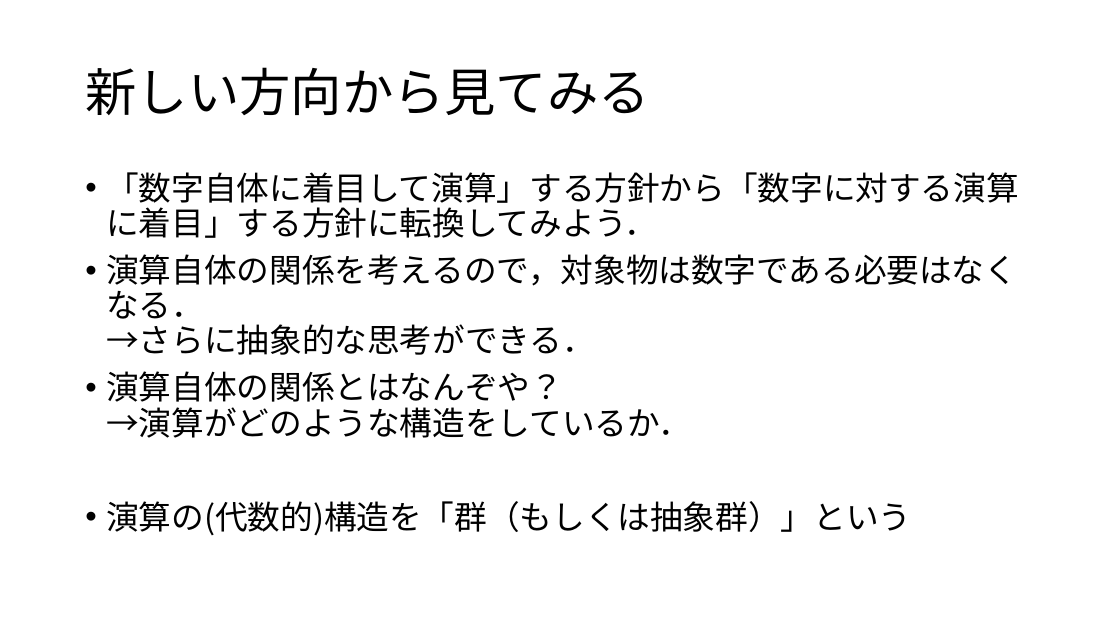
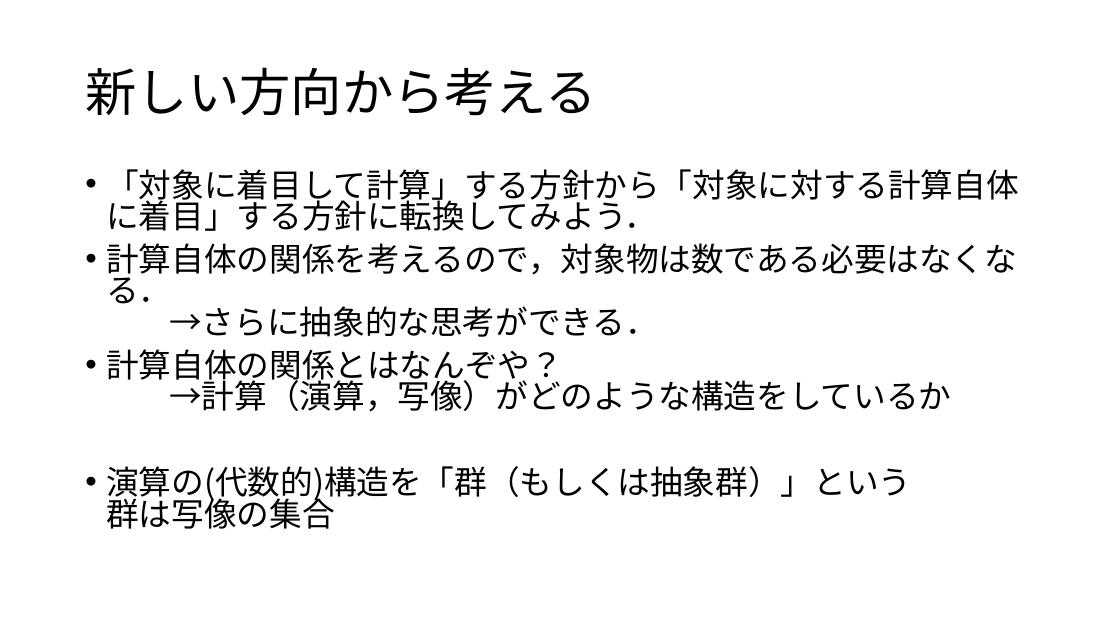
Before and after one commit to math-er/hyperbolic-space, a slide deck: slide 3 of 群の気持ち.pptx. Drawn at 1120x630 pixels with LibreOffice and Linux fonts; fonts in the diff are those of the drawing. Boxes give left, top, right and bottom in pixels: in the first picture for what was removed or moved away, otherwise in the second. Text is boxed around its words. In the diff, an @@ line names an element or a change of style, - is before the commit and + after.

```diff
--- a/群の気持ち.pptx
+++ b/群の気持ち.pptx
@@ title at [85, 67, 597, 116]: text changed @@
-新しい方向から見てみる
+新しい方向から考える
@@ text at [106, 169, 1018, 529]: text changed @@
-• 「数字自体に着目して演算」する方針から「数字に対する演算に着目」する方針に転換してみよう．
-• 演算自体の関係を考えるので，対象物は数字である必要はなくなる．
-  →さらに抽象的な思考ができる．
-• 演算自体の関係とはなんぞや？
-  →演算がどのような構造をしているか．
-• 演算の(代数的)構造を「群（もしくは抽象群）」という
+• 「対象に着目して計算」する方針から「対象に対する計算自体に着目」する方針に転換してみよう．
+• 計算自体の関係を考えるので，対象物は数である必要はなくなる．
+  →さらに抽象的な思考ができる．
+• 計算自体の関係とはなんぞや？
+  →計算（演算，写像）がどのような構造をしているか
+• 演算の(代数的)構造を「群（もしくは抽象群）」という
+  群は写像の集合
```
Also in this commit, not shown: 7 other slides changed, 5 slides added, 2 slides removed.
